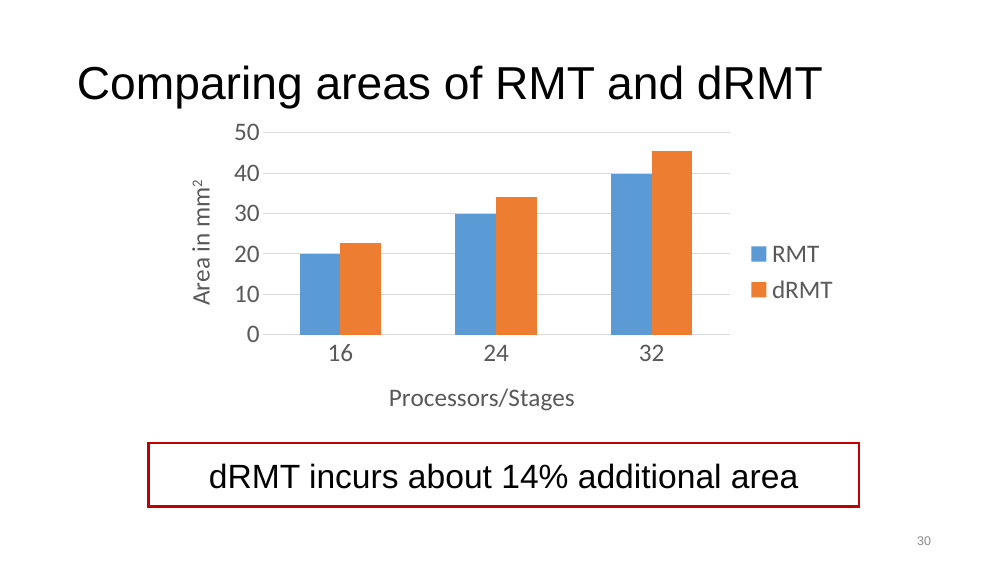
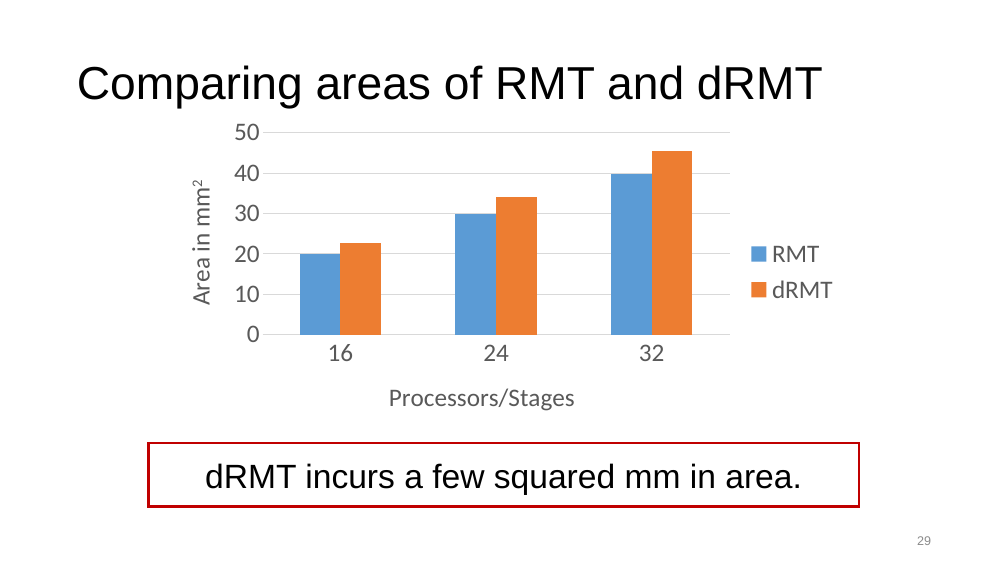
Before and after one commit to anirudhSK/drmt_talk, a slide deck: slide 29 of drmt_sigcomm.pptx (slide 30 before the commit). Drawn at 1008x567 pixels with LibreOffice and Linux fonts; fonts in the diff are those of the drawing. Boxes give left, top, right and bottom in pixels: in the first picture for what was removed or moved away, otherwise in the second. Text is boxed around its words. In the diff, an @@ line names an element or a change of style, - is before the commit and + after.

```diff
--- a/drmt_sigcomm.pptx
+++ b/drmt_sigcomm.pptx
@@ text in rectangle at (205, 463, 802, 495): text changed @@
-dRMT incurs about 14% additional area
+dRMT incurs a few squared mm in area.
@@ page number at (917, 536, 931, 545): text changed @@
-30
+29
```
Also in this commit, not shown: 3 other slides changed, 1 other file.
